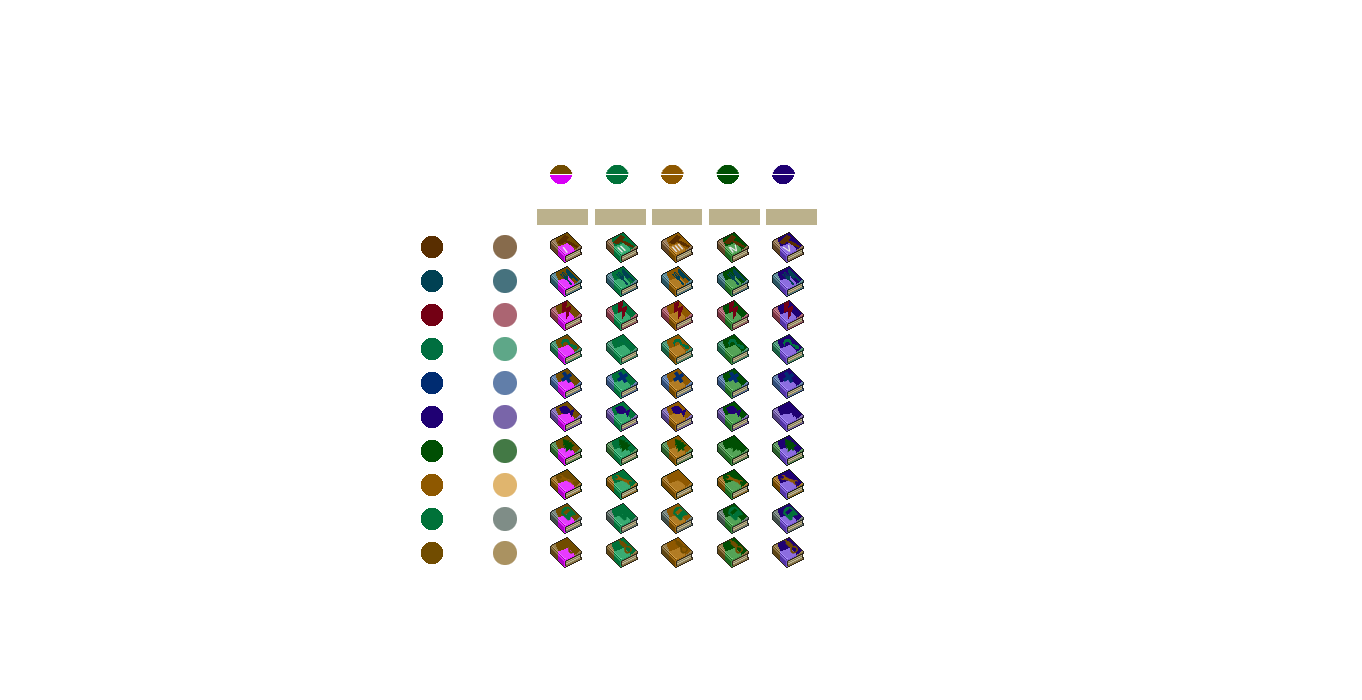
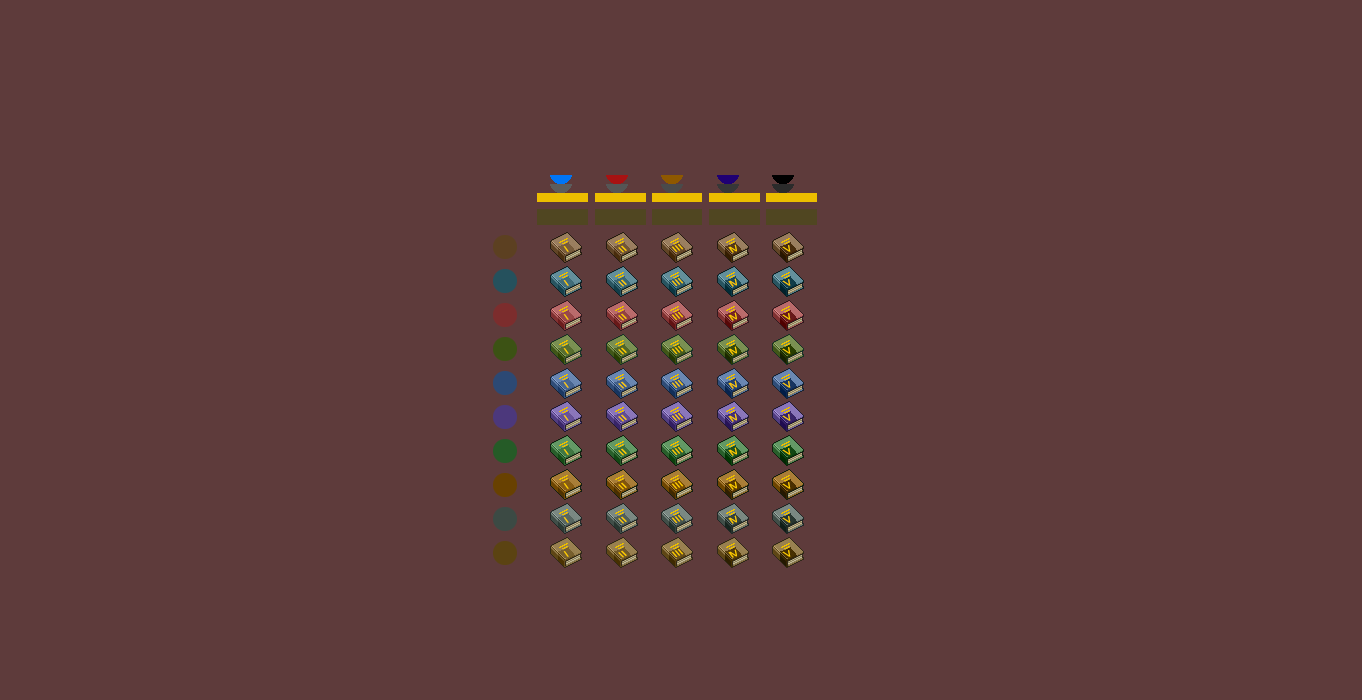
Layers edited between the first and the second (1362, 700) image:
showed "og titles normal", painted on it over [537, 193, 817, 549]
added group "numerals" with 50 layers above "borders" over [563, 243, 791, 558]
moved "I" (1st of 12, in "numerals") into group "numerals", painted on it over [562, 247, 569, 557]
moved "I I" (1st of 11, in "numerals") into group "numerals", painted on it over [617, 245, 627, 558]
moved "I I I" (1st of 11, in "numerals") into group "numerals", painted on it over [671, 243, 684, 557]
added layer "I I I" (2nd of 11, in "numerals") in group "numerals" over [671, 514, 684, 523]
added layer "I I I" (3rd of 11, in "numerals") in group "numerals" over [671, 480, 684, 489]
added layer "I I I" (4th of 11, in "numerals") in group "numerals" over [671, 446, 684, 455]
added layer "I I I" (5th of 11, in "numerals") in group "numerals" over [671, 412, 684, 421]
added layer "I I I" (6th of 11, in "numerals") in group "numerals" over [671, 379, 684, 388]
added layer "I I I" (7th of 11, in "numerals") in group "numerals" over [671, 345, 684, 354]
moved "IV" (1st of 12, in "numerals") into group "numerals", painted on it over [728, 244, 737, 558]
moved "V" (1st of 12, in "numerals") into group "numerals", painted on it over [782, 245, 791, 557]
removed group "lil numerals" (10 layers) over [562, 243, 791, 253]
hid "logos", painted on it over [418, 235, 800, 564]
hid "top splash og" over [550, 165, 802, 555]
"covers color": blend normal → color, moved it above "grays", painted on it over [493, 233, 803, 567]
"grays": blend luminosity → normal, moved it above "bottom splash" over [550, 184, 803, 567]
added layer "splash darkener" (overlay) in group "grays" over [550, 184, 797, 567]
"bottom splash": blend color → normal, painted on it over [550, 175, 797, 567]
showed "titles colorize backup" over [537, 193, 817, 549]
showed "Layer 26", painted on it over [0, 0, 1362, 700]
…and 44 more changes (39 added, 5 removed)
